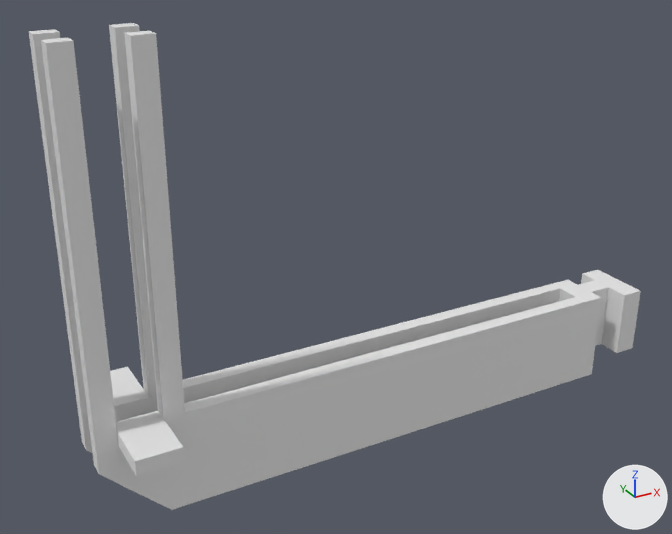
The Blender file Upgrades/Webcam Mount/S5-Arm.blend: old version first, new version second.
Before and after are seen from a 50 mm lens placed at (-80.6, -144.4, 108.6), pointed at (0.0, 2.1, 35.3). Every picture has the same lights, and +X, +Y and +Z are marked at lower right.
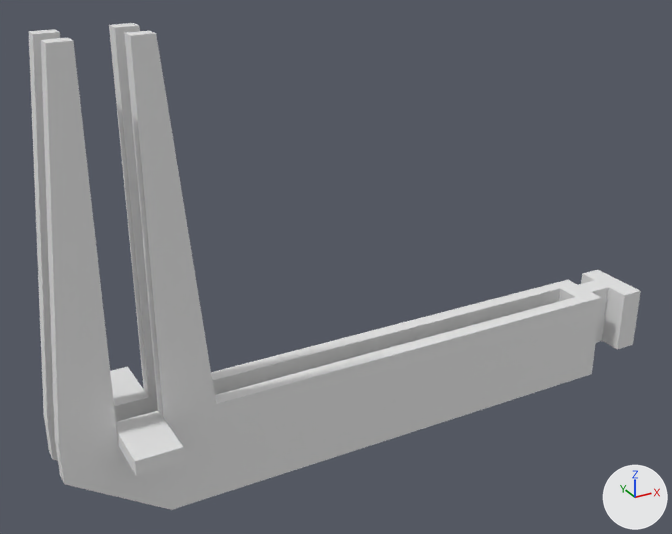
Location of each change, [x1, y1, x2, y2] in pixels of the pictures (672 x 534 px; the box of a moved part takes in the faces that stretch with it):
part 1 of me_cube_001, moved or reshaped: before [581, 274, 641, 353]; after [581, 274, 641, 350]
part 2 of me_cube_001, cut back: [29, 33, 291, 510] in both

Diff of the bpy script that builds the scene:
```diff
--- a/Upgrades/Webcam Mount/S5-Arm.blend.py
+++ b/Upgrades/Webcam Mount/S5-Arm.blend.py
@@ me_cube_001 @@
 # used by ob_cube_001; location = (76.8, 0.0, 0.0)
 # verts and faces of me_cube_001; kept vertices keep their numbers, new ones are numbered from 88
 # before: 17 (-6.7, -2.3, 2.1) at pixel (601, 343), 19 (-6.7, 2.3, 2.1), 21 (-6.7, 6.6, 2.1), 23 (-6.7, -7.4, 2.1) at pixel (616, 353), 25 (-1.7, 6.6, 2.1)
 # before: 27 (-1.7, -7.4, 2.1) at pixel (632, 348)
-me_cube_001.from_pydata(...)  # 88 vertices, 77 faces; spans x -128.6..-1.7, y -15.6..15.6, z -3.0..84.3
+me_cube_001.from_pydata(...)  # 84 vertices, 72 faces; spans x -134.6..-1.7, y -15.6..15.6, z -3.0..84.3
+# me_cube_001 part 1
+for i in [17, 19, 21, 23, 25, 27]: verts[i] += (0.0, 0.0, 1.0)
+# me_cube_001 part 2
+# 7 vertices are removed from x -128.6..-124.6, y -5.6..5.6, z 5.5..9.5
+# 13 faces are deleted
+# 8 vertices in x -112.1, y -5.6..5.6, z -3.0..17.1 move by (6.1, 0.0, 0.0)
+# 4 vertices in x -128.6, y -5.6..5.6, z 17.1 move by (-6.0, 0.0, 0.0)
+# 1 vertex moves from x -124.6, y 2.6, z 5.5 to x -134.6, y 2.6, z 9.5
+# 3 vertices are added at (-134.6, -5.6, 9.5), (-134.6, -2.6, 9.5), (-134.6, 5.6, 9.5)
+# 8 new faces join them
```
